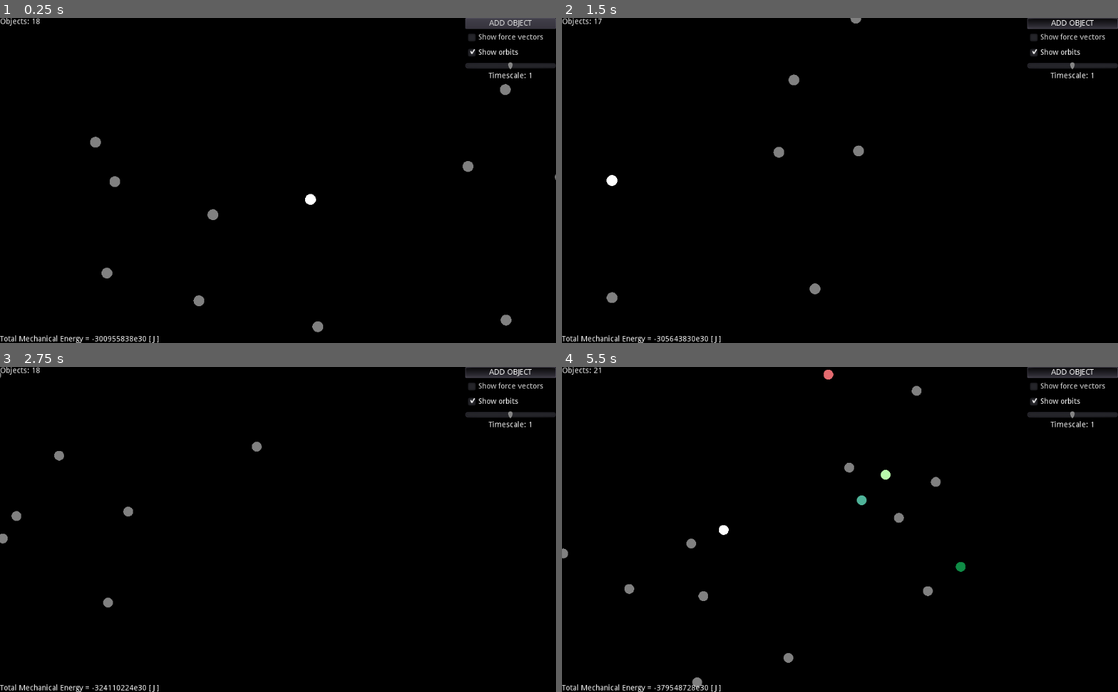
Above: before the commit, frames 1-4 (two rows, left to right).
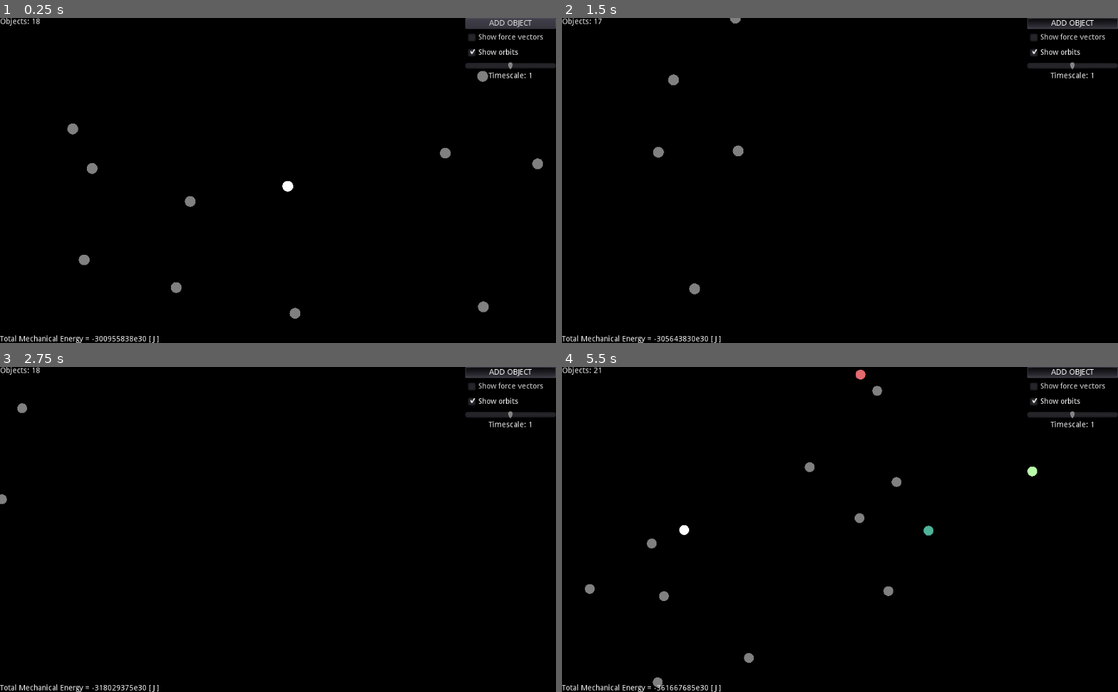
Above: after the commit, the same moments.

Repository: NuclearPhoenixx/n-body-problem
Game: Godot game, scene res://scenes/main.tscn
Two runs of this game, one before a commit and one after it. Both use one fixed random seed, a clock stepped at 60 frames per second and the inputs below.
Inputs (mouse positions are in pixels of both pictures, inside the frame that each line leads up to):
- Up to frame 1 (0.25 s): no input
- Up to frame 2 (1.5 s): move the mouse to (845, 183) at 0.52 s; hold Right (ui_right) 0.53-1.25 s; hold Mouse wheel up (camera_zin) 0.53-1.25 s; click (845, 183) at 0.77 s; click "ADD OBJECT" at 1.25 s
- Up to frame 3 (2.75 s): move the mouse to (222, 432) at 2.02 s; hold Down (ui_down) from 2.03 s (still down); tap Mouse wheel down (camera_zout) at 2.1 s; click (222, 432) at 2.27 s
- Up to frame 4 (5.5 s): move the mouse to (578, 516) at 2.77 s; release Down (ui_down) at 2.78 s; hold Right (ui_right) 2.78-3.53 s; hold Mouse wheel up (camera_zin) 2.78-3.53 s; move the mouse to (634, 373) at 3.52 s; hold Up (ui_up) 3.53-4.28 s; tap Mouse wheel down (camera_zout) at 3.6, 5.1 s; click (634, 373) at 3.77 s; move the mouse to (573, 461) at 4.27 s; hold Mouse wheel up (camera_zin) 4.28-5.03 s; hold Left (ui_left) from 4.28 s (still down); click (573, 461) at 4.52 s; move the mouse to (767, 376) at 5.02 s; click (767, 376) at 5.27 s

The runs differ from the first frame. In frame 1, 1.1% of the frame differs, in the area x 12-100%, y 16-97%; in frame 2, 0.6%; in frame 3, 0.4%; in frame 4, 1.4%, in the area x 0-86%, y 0-100%.

Commit message:
adjust camera movement

Diff:
--- a/scenes/main.tscn
+++ b/scenes/main.tscn
@@ -57,7 +57,7 @@
 drag_margin_h_enabled = false
 drag_margin_v_enabled = false
 smoothing_enabled = true
-smoothing_speed = 8.0
+smoothing_speed = 12.0
 script = ExtResource( 4 )
 
 [node name="Interface" type="CanvasLayer" parent="."]
--- a/src/camera.gd
+++ b/src/camera.gd
@@ -1,6 +1,6 @@
 extends Camera2D
 
-var frame_speed = 10 # camera speed in px/frame
+var frame_speed = 15 # camera speed in px/frame
 var zoom_depth = 0.1 # camera zoom depth
 var max_zin = Vector2(0.1, 0.1) # max zoom in
 var max_zout = Vector2(5, 5) # max zoom out
